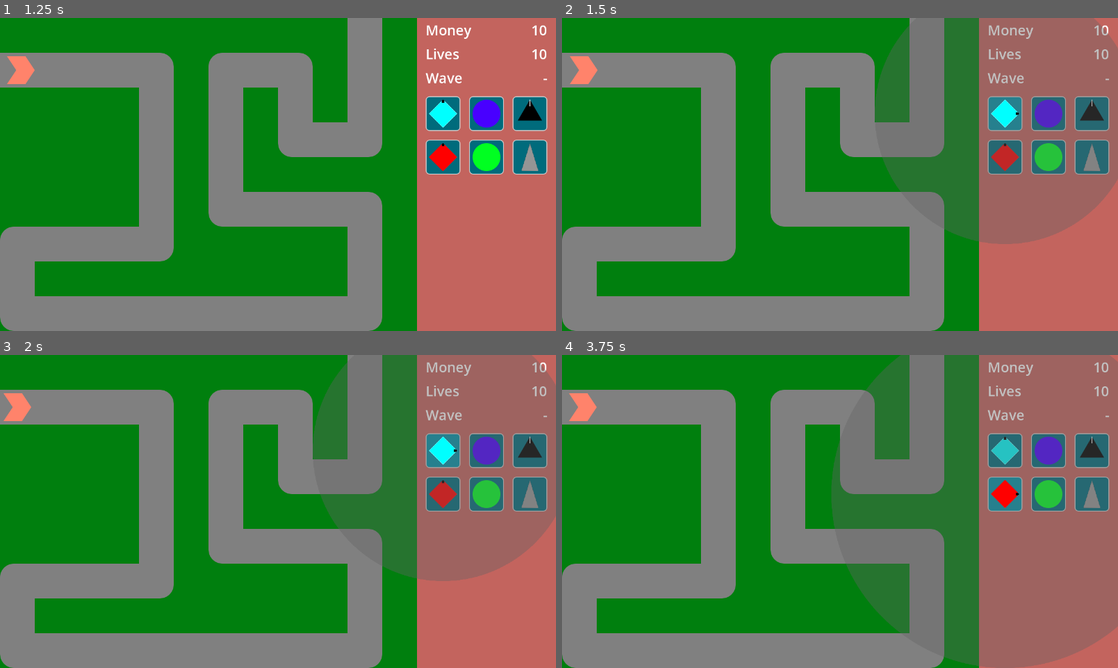
Above: before the commit, frames 1-4 (two rows, left to right).
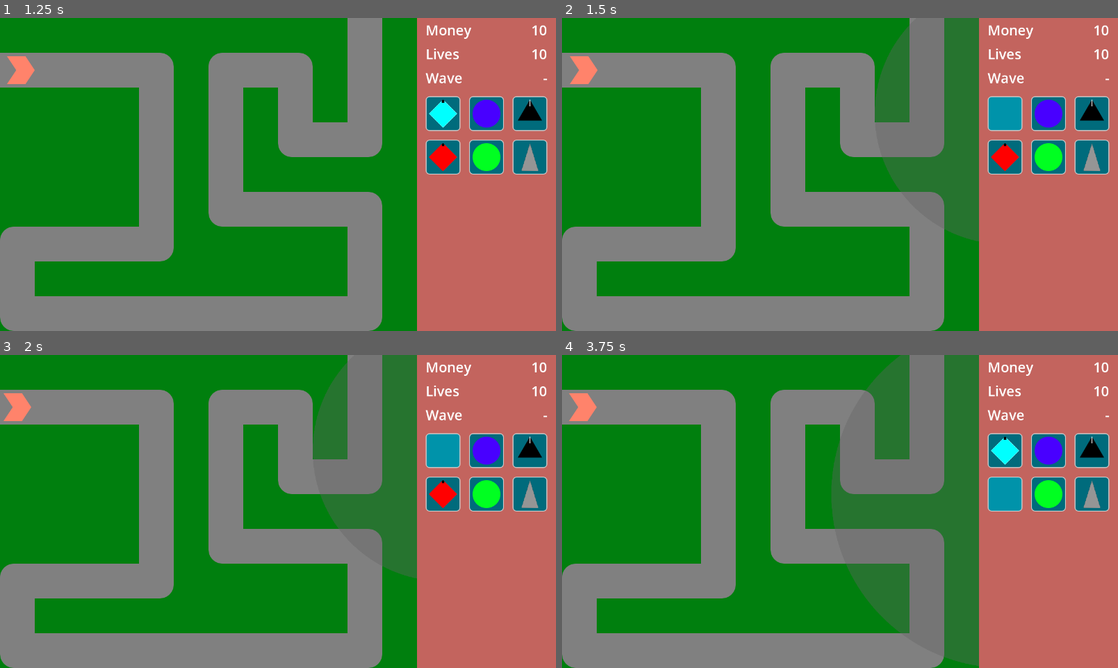
Above: after the commit, the same moments.

Repository: phrasmotica/godot-tower-defence
Game: Godot game, scene res://scenes/game.tscn
Two runs of this game, one before a commit and one after it. Both use one fixed random seed, a clock stepped at 60 frames per second and the inputs below.
Inputs (mouse positions are in pixels of both pictures, inside the frame that each line leads up to):
- Up to frame 1 (1.25 s): click "Play path 0" at 0.5 s
- Up to frame 2 (1.5 s): click (1006, 115) at 1.25 s
- Up to frame 3 (2 s): no input
- Up to frame 4 (3.75 s): click (1051, 452) at 2 s; click (1090, 452) at 2.75 s; click (1006, 492) at 3.5 s

Frame 1 is identical in both runs. In frame 2, 16% of the frame differs, in the area x 75-100%, y 0-73%; in frame 3, 16%; in frame 4, 24%, in the area x 75-100%, y 0-100%.

Commit message:
Anchor game UI to top-right of the screen

Diff:
--- a/scenes/game.tscn
+++ b/scenes/game.tscn
@@ -55,16 +55,24 @@
 
 [node name="Foreground" type="Node2D" parent="."]
 
-[node name="GameUI" parent="." node_paths=PackedStringArray("path_manager", "game_tint", "bank") instance=ExtResource("10_gkcsa")]
+[node name="CanvasLayer" type="CanvasLayer" parent="."]
+editor_description = "Layer for game UI elements."
+
+[node name="GameUI" parent="CanvasLayer" node_paths=PackedStringArray("path_manager", "game_tint", "bank") instance=ExtResource("10_gkcsa")]
 unique_name_in_owner = true
 z_index = 500
-offset_left = 960.0
-offset_right = 1280.0
-path_manager = NodePath("../PathManager")
+anchors_preset = 1
+anchor_left = 1.0
+anchor_right = 1.0
+offset_left = -320.0
+offset_right = 0.0
+offset_bottom = 960.0
+grow_horizontal = 0
+path_manager = NodePath("../../PathManager")
 game_tint = NodePath("GameTint")
-bank = NodePath("../Managers/BankManager")
+bank = NodePath("../../Managers/BankManager")
 
-[node name="GameTint" type="ColorRect" parent="GameUI"]
+[node name="GameTint" type="ColorRect" parent="CanvasLayer/GameUI"]
 visible = false
 z_index = -10
 layout_mode = 0
@@ -105,31 +113,31 @@
 grow_horizontal = 2
 grow_vertical = 2
 
-[connection signal="money_changed" from="Managers/BankManager" to="GameUI" method="_on_bank_manager_money_changed"]
-[connection signal="lives_changed" from="Managers/LivesManager" to="GameUI" method="_on_lives_manager_lives_changed"]
+[connection signal="money_changed" from="Managers/BankManager" to="CanvasLayer/GameUI" method="_on_bank_manager_money_changed"]
+[connection signal="lives_changed" from="Managers/LivesManager" to="CanvasLayer/GameUI" method="_on_lives_manager_lives_changed"]
 [connection signal="lives_depleted" from="Managers/LivesManager" to="Towers" method="_on_lives_manager_lives_depleted"]
 [connection signal="lives_depleted" from="Managers/LivesManager" to="OverlayCanvas/GameOver" method="_on_lives_manager_lives_depleted"]
-[connection signal="wave_sent" from="Managers/WavesManager" to="GameUI" method="_on_waves_manager_wave_sent"]
+[connection signal="wave_sent" from="Managers/WavesManager" to="CanvasLayer/GameUI" method="_on_waves_manager_wave_sent"]
 [connection signal="waves_began" from="Managers/WavesManager" to="PathManager" method="_on_waves_manager_waves_began"]
 [connection signal="enemy_died" from="PathManager" to="Managers/BankManager" method="_on_path_manager_enemy_died"]
 [connection signal="enemy_reached_end" from="PathManager" to="Managers/LivesManager" method="_on_path_manager_enemy_reached_end"]
-[connection signal="selected_tower_changed" from="Towers" to="GameUI" method="_on_towers_selected_tower_changed"]
-[connection signal="tower_deselected" from="Towers" to="GameUI" method="_on_towers_tower_deselected"]
+[connection signal="selected_tower_changed" from="Towers" to="CanvasLayer/GameUI" method="_on_towers_selected_tower_changed"]
+[connection signal="tower_deselected" from="Towers" to="CanvasLayer/GameUI" method="_on_towers_tower_deselected"]
 [connection signal="tower_sold" from="Towers" to="Managers/BankManager" method="_on_towers_tower_sold"]
 [connection signal="tower_upgrade_start" from="Towers" to="Managers/BankManager" method="_on_towers_tower_upgrade_start"]
-[connection signal="tower_upgrade_start" from="Towers" to="GameUI" method="_on_towers_tower_upgrade_start"]
-[connection signal="deselect_tower" from="GameUI" to="Towers" method="_on_game_ui_deselect_tower"]
-[connection signal="next_tower" from="GameUI" to="Towers" method="_on_game_ui_next_tower"]
-[connection signal="previous_tower" from="GameUI" to="Towers" method="_on_game_ui_previous_tower"]
-[connection signal="selected_tower_handled" from="GameUI" to="Managers/BankManager" method="_on_game_ui_selected_tower_handled"]
-[connection signal="sell_tower" from="GameUI" to="Towers" method="_on_game_ui_sell_tower"]
-[connection signal="tower_placed" from="GameUI" to="Managers/BankManager" method="_on_game_ui_tower_placed"]
-[connection signal="tower_placed" from="GameUI" to="Towers" method="_on_game_ui_tower_placed"]
-[connection signal="tower_placing" from="GameUI" to="Towers" method="_on_game_ui_tower_placing"]
-[connection signal="tower_selected" from="GameUI" to="Towers" method="_on_game_ui_tower_selected"]
-[connection signal="tower_upgrade_finish" from="GameUI" to="Managers/BankManager" method="_on_game_ui_tower_upgrade_finish"]
-[connection signal="upgrade_tower" from="GameUI" to="Towers" method="_on_game_ui_upgrade_tower"]
+[connection signal="tower_upgrade_start" from="Towers" to="CanvasLayer/GameUI" method="_on_towers_tower_upgrade_start"]
+[connection signal="deselect_tower" from="CanvasLayer/GameUI" to="Towers" method="_on_game_ui_deselect_tower"]
+[connection signal="next_tower" from="CanvasLayer/GameUI" to="Towers" method="_on_game_ui_next_tower"]
+[connection signal="previous_tower" from="CanvasLayer/GameUI" to="Towers" method="_on_game_ui_previous_tower"]
+[connection signal="selected_tower_handled" from="CanvasLayer/GameUI" to="Managers/BankManager" method="_on_game_ui_selected_tower_handled"]
+[connection signal="sell_tower" from="CanvasLayer/GameUI" to="Towers" method="_on_game_ui_sell_tower"]
+[connection signal="tower_placed" from="CanvasLayer/GameUI" to="Managers/BankManager" method="_on_game_ui_tower_placed"]
+[connection signal="tower_placed" from="CanvasLayer/GameUI" to="Towers" method="_on_game_ui_tower_placed"]
+[connection signal="tower_placing" from="CanvasLayer/GameUI" to="Towers" method="_on_game_ui_tower_placing"]
+[connection signal="tower_selected" from="CanvasLayer/GameUI" to="Towers" method="_on_game_ui_tower_selected"]
+[connection signal="tower_upgrade_finish" from="CanvasLayer/GameUI" to="Managers/BankManager" method="_on_game_ui_tower_upgrade_finish"]
+[connection signal="upgrade_tower" from="CanvasLayer/GameUI" to="Towers" method="_on_game_ui_upgrade_tower"]
 [connection signal="preview" from="OverlayCanvas/StartGame" to="PathManager" method="_on_start_game_preview"]
 [connection signal="start" from="OverlayCanvas/StartGame" to="Managers/WavesManager" method="_on_start_game_start"]
 [connection signal="start" from="OverlayCanvas/StartGame" to="PathManager" method="_on_start_game_start"]
-[connection signal="start" from="OverlayCanvas/StartGame" to="GameUI" method="_on_start_game_start"]
+[connection signal="start" from="OverlayCanvas/StartGame" to="CanvasLayer/GameUI" method="_on_start_game_start"]
--- a/scenes/ui/game_ui.tscn
+++ b/scenes/ui/game_ui.tscn
@@ -33,7 +33,7 @@
 "times": PackedFloat32Array(0, 0.1),
 "transitions": PackedFloat32Array(1, 1),
 "update": 0,
-"values": [Vector2(0, 492), Vector2(2.08165e-12, 720)]
+"values": [Vector2(0, 480), Vector2(2.08165e-12, 720)]
 }
 tracks/1/type = "method"
 tracks/1/imported = false
@@ -63,7 +63,7 @@
 "times": PackedFloat32Array(0, 0.1),
 "transitions": PackedFloat32Array(1, 1),
 "update": 0,
-"values": [Vector2(2.08165e-12, 720), Vector2(0, 492)]
+"values": [Vector2(2.08165e-12, 720), Vector2(0, 480)]
 }
 
 [sub_resource type="AnimationLibrary" id="AnimationLibrary_fjgy4"]
@@ -92,9 +92,13 @@
 offset_bottom = 720.0
 
 [node name="TowerUI" parent="." instance=ExtResource("14_yox6r")]
-layout_mode = 0
+layout_mode = 1
+anchors_preset = 2
+anchor_top = 1.0
+anchor_bottom = 1.0
 offset_top = 720.0
-offset_bottom = 948.0
+offset_bottom = 960.0
+grow_vertical = 0
 
 [node name="AnimationPlayer" type="AnimationPlayer" parent="."]
 libraries = {
--- a/scenes/ui/tower_ui.tscn
+++ b/scenes/ui/tower_ui.tscn
@@ -8,7 +8,7 @@
 layout_mode = 3
 anchors_preset = 0
 offset_right = 320.0
-offset_bottom = 228.0
+offset_bottom = 240.0
 script = ExtResource("1_w24hd")
 tower_name_label = NodePath("TowerPanelContainer/MarginContainer/VBoxContainer/TowerNameLabel")
 upgrade_button_0 = NodePath("TowerPanelContainer/MarginContainer/VBoxContainer/HBoxContainer/VBoxContainer/UpgradeButton0")
@@ -18,7 +18,7 @@
 [node name="TowerPanelContainer" type="PanelContainer" parent="."]
 layout_mode = 0
 offset_right = 320.0
-offset_bottom = 148.0
+offset_bottom = 240.0
 theme = ExtResource("1_jh88n")
 theme_type_variation = &"SecondaryPanelContainer"
 
@@ -32,7 +32,7 @@
 [node name="VBoxContainer" type="VBoxContainer" parent="TowerPanelContainer/MarginContainer"]
 custom_minimum_size = Vector2(0, 62.195)
 layout_mode = 2
-theme_override_constants/separation = 10
+theme_override_constants/separation = 0
 
 [node name="TowerNameLabel" type="Label" parent="TowerPanelContainer/MarginContainer/VBoxContainer"]
 custom_minimum_size = Vector2(0, 43)
@@ -41,6 +41,10 @@
 theme_override_font_sizes/font_size = 32
 text = "Gun"
 autowrap_mode = 2
+
+[node name="Spacer" type="Control" parent="TowerPanelContainer/MarginContainer/VBoxContainer"]
+layout_mode = 2
+size_flags_vertical = 3
 
 [node name="HBoxContainer" type="HBoxContainer" parent="TowerPanelContainer/MarginContainer/VBoxContainer"]
 layout_mode = 2
